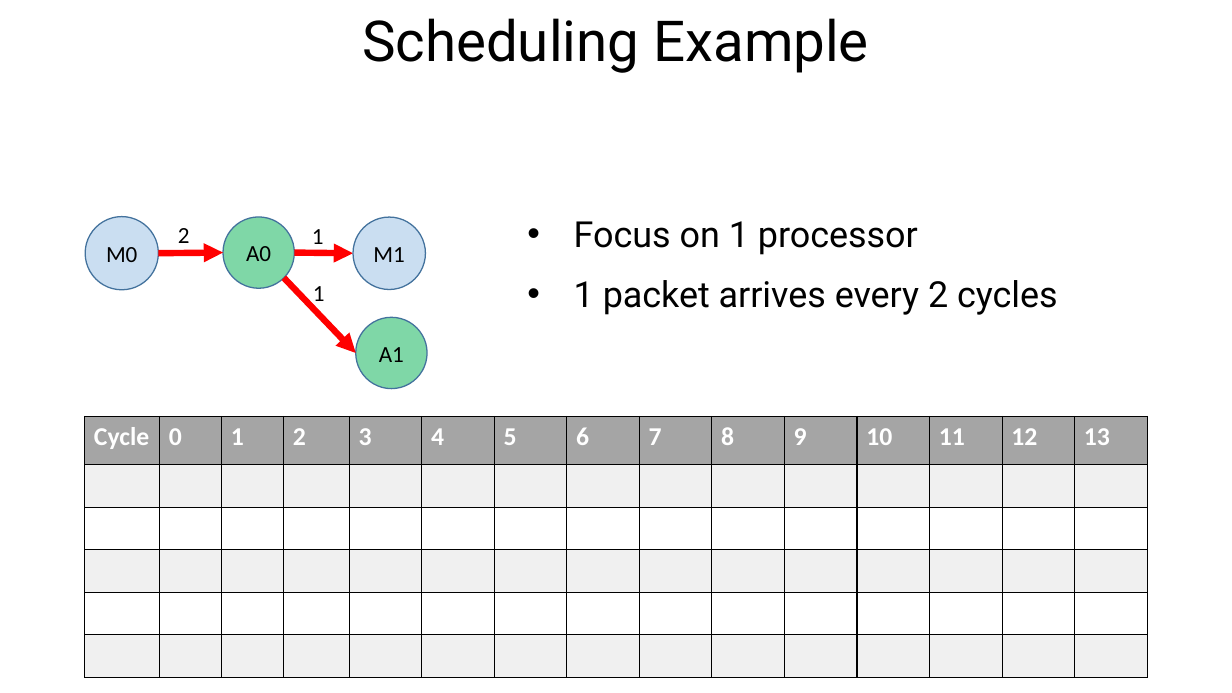
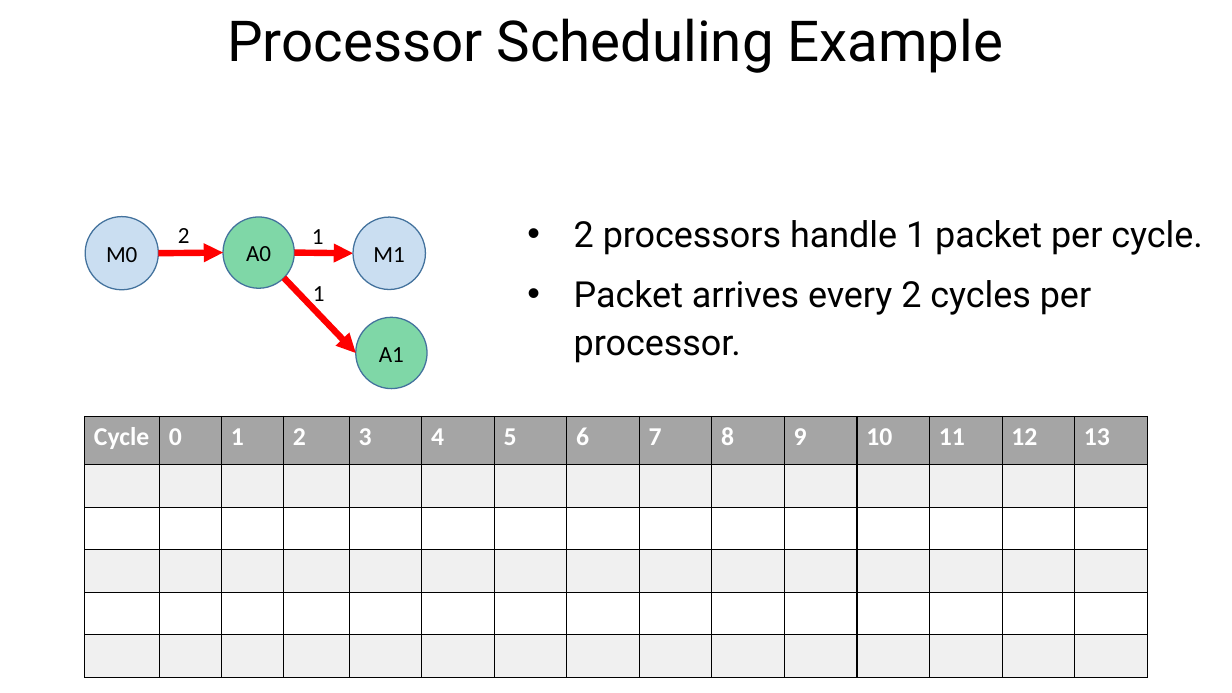
Before and after one commit to anirudhSK/drmt_talk, a slide deck: slide 16 of drmt_sigcomm.pptx (slide 17 before the commit). Drawn at 1232x693 pixels with LibreOffice and Linux fonts; fonts in the diff are those of the drawing. Boxes give left, top, right and bottom in pixels: in the first picture for what was removed or moved away, otherwise in the second. Text is boxed around its words. In the diff, an @@ line names an element or a change of style, - is before the commit and + after.

Commit message:
Simplify introduction to scheduling example; remove IPC

```diff
--- a/drmt_sigcomm.pptx
+++ b/drmt_sigcomm.pptx
@@ title at (227,18,1004,73): text changed @@
-Scheduling Example
+Processor Scheduling Example
@@ text at (574,220,1203,315): text changed @@
-  • Focus on 1 processor
-  • 1 packet arrives every 2 cycles
+  • 2 processors handle 1 packet per cycle.
+  • Packet arrives every 2 cycles per processor.
```
Also in this commit, not shown: 5 other slides changed.
